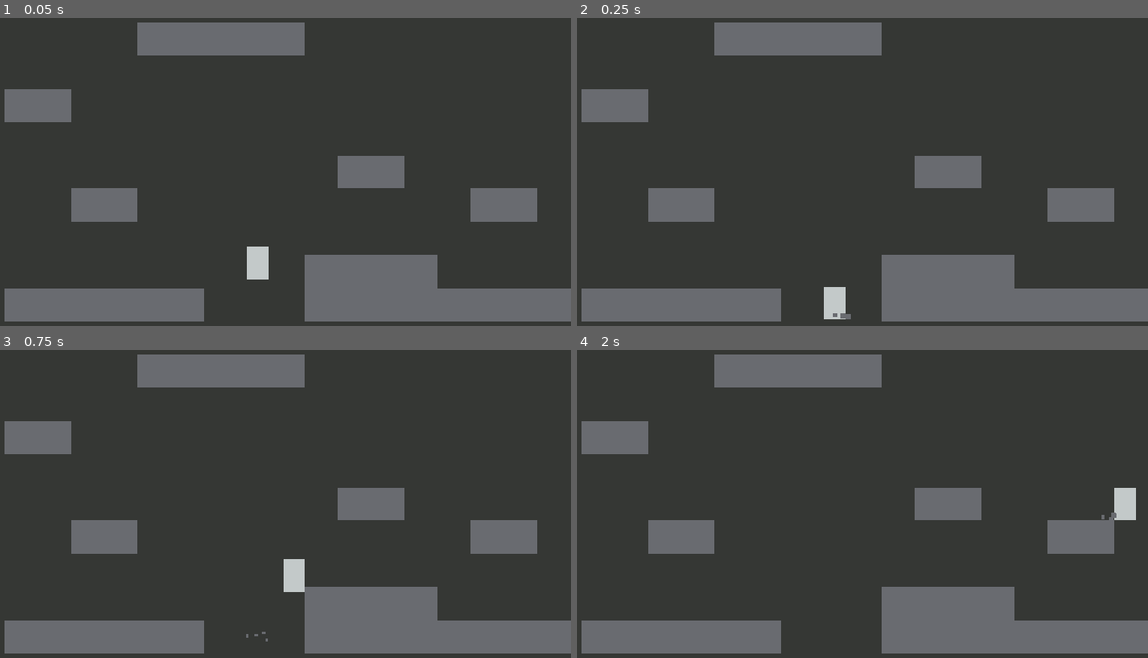
Above: before the commit, frames 1-4 (two rows, left to right).
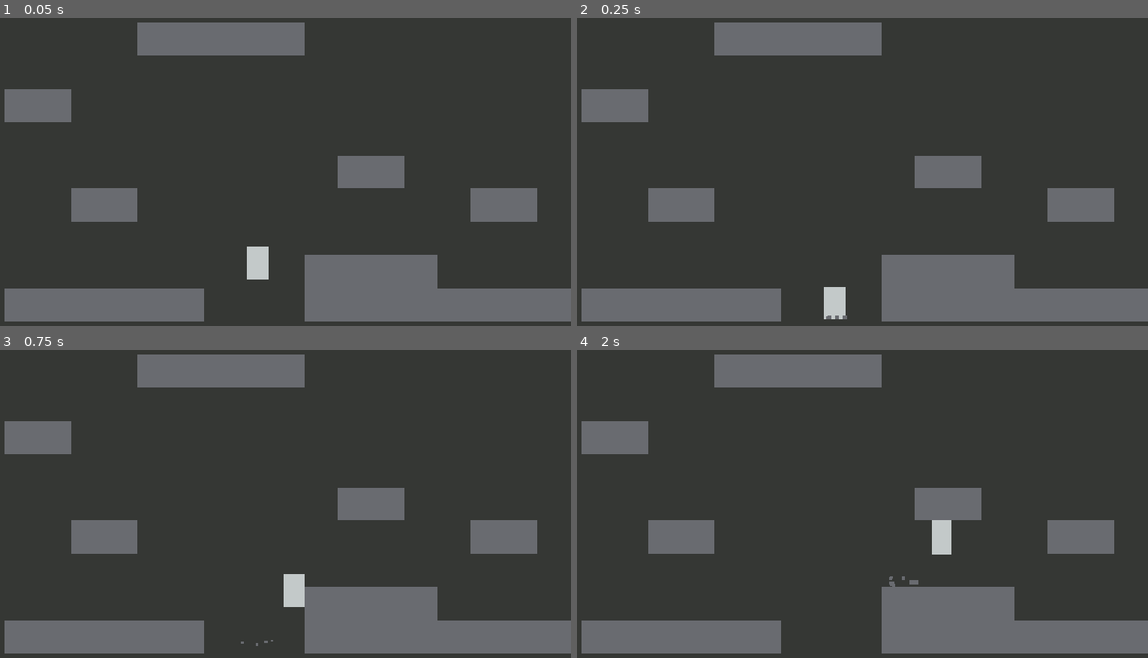
Above: after the commit, the same moments.

Repository: harperstoeckle/mole_game
Game: Godot game, scene res://scenes/main.tscn
Same seed, same stepped clock (60 frames per second), same inputs: the game is played once before the commit and once after it.
Inputs:
- Up to frame 1 (0.05 s): no input
- Up to frame 2 (0.25 s): no input
- Up to frame 3 (0.75 s): tap Enter at 0.5 s; hold D (right) from 0.53 s (still down); hold Space (jump) from 0.53 s (still down)
- Up to frame 4 (2 s): keep holding D (right); release Space (jump) at 1.28 s; tap Space (jump) at 1.35, 1.52, 1.82 s

Frame 1 is identical in both runs. In frame 2, less than 0.1% of the frame differs, in the area x 43-48%, y 95-98%; in frame 3, 0.4%; in frame 4, 0.9%, in the area x 54-98%, y 44-77%.

Commit message:
Adjust jump

Diff:
--- a/scenes/effects/player_jump.tscn
+++ b/scenes/effects/player_jump.tscn
@@ -12,11 +12,11 @@
 [sub_resource type="ParticleProcessMaterial" id="ParticleProcessMaterial_et3mq"]
 particle_flag_disable_z = true
 emission_shape = 3
-emission_box_extents = Vector3(20, 1, 1)
+emission_box_extents = Vector3(40, 1, 1)
 direction = Vector3(0, -1, 0)
 spread = 80.0
-initial_velocity_min = 129.19
-initial_velocity_max = 149.31999
+initial_velocity_min = 68.79
+initial_velocity_max = 88.92
 gravity = Vector3(0, 300, 0)
 scale_min = 9.38
 scale_max = 12.74
--- a/scenes/player.tscn
+++ b/scenes/player.tscn
@@ -97,8 +97,9 @@
 [node name="Player" type="CharacterBody2D" unique_id=1467826575]
 script = ExtResource("1_3vyb7")
 fall_accel_curve = SubResource("Curve_3vyb7")
-fall_accel = 7000.0
-jump_speed = 750.0
+fall_accel = 6000.0
+jump_speed = 600.0
+jump_hold_gravity_factor = 0.6
 floor_walk_speed = 500.0
 floor_walk_accel = 7000.0
 air_strafe_speed = 500.0
--- a/scripts/player.gd
+++ b/scripts/player.gd
@@ -44,7 +44,7 @@
 		var accel_factor: float = 1.0
 		if fall_accel_curve:
 			accel_factor = fall_accel_curve.sample_baked(velocity.y)
-		if _is_holding_jump:
+		if _is_holding_jump and velocity.y < 0:
 			accel_factor *= jump_hold_gravity_factor
 		velocity.y += accel_factor * fall_accel * delta
 	else:
